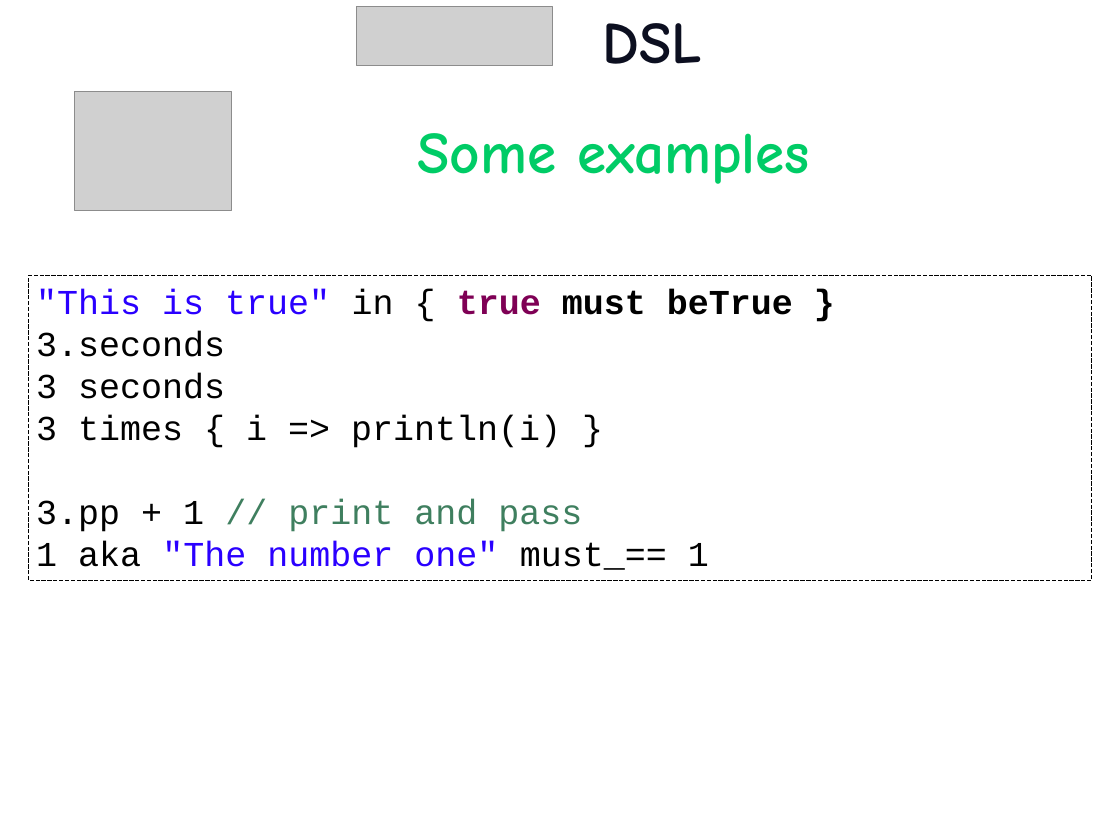
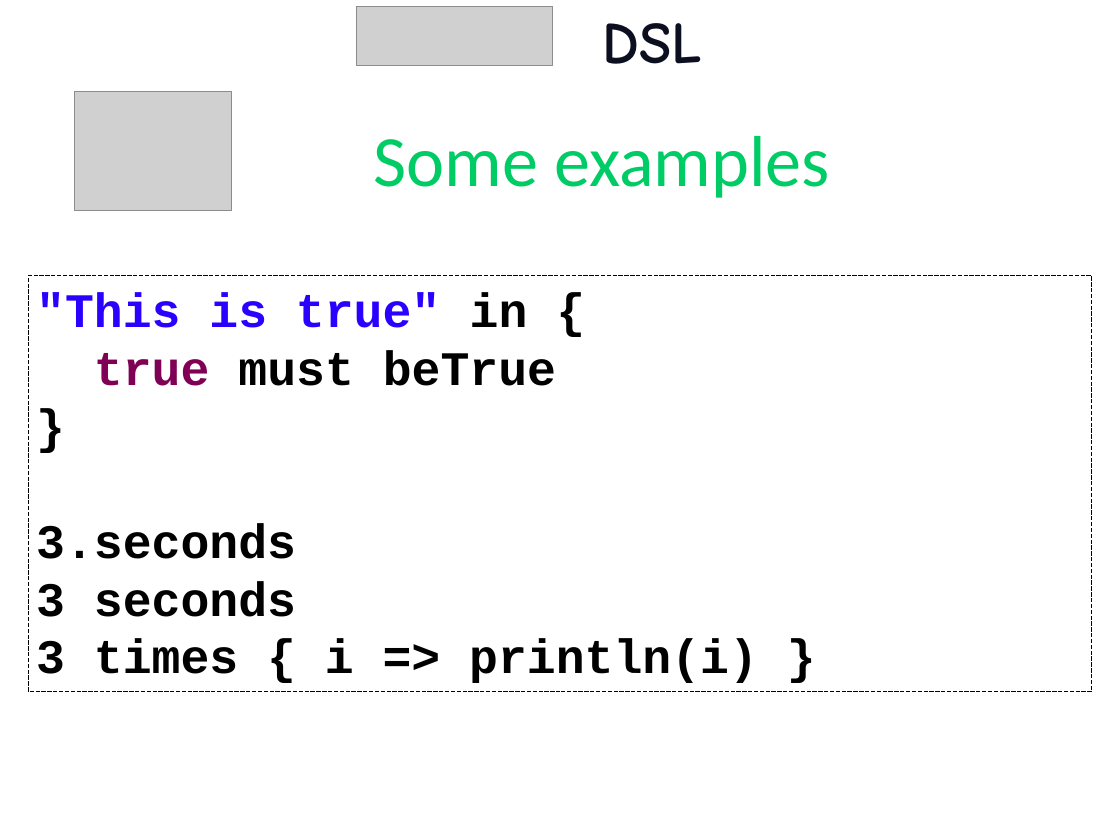
Before and after one commit to etorreborre/oscon-2010, a slide deck: slide 25 of src/main/resources/oscon_2010_specs.pptx (slide 30 before the commit). Drawn at 1120x840 pixels with LibreOffice and Linux fonts; fonts in the diff are those of the drawing; grey boxes stand for pictures; background and template pictures are left out. Boxes give left, top, right and bottom in pixels: in the first picture for what was removed or moved away, otherwise in the second. Text is boxed around its words. In the diff, an @@ line names an element or a change of style, - is before the commit and + after.

```diff
--- a/src/main/resources/oscon_2010_specs.pptx
+++ b/src/main/resources/oscon_2010_specs.pptx
@@ text "Some examples" at (373, 136, 829, 198): size 54 to 66 pt, font Comic Neue to Calibri, bold off @@
@@ rectangle ""This is true" in {": place and size @@
-rectangle ""This is true" in {" at (28, 276, 1092, 580)
+rectangle ""This is true" in {" at (28, 276, 1092, 692)
@@ text in rectangle at (36, 293, 556, 386): text changed; size 32 to 44 pt; bold on @@
-"This is true" in { true must beTrue }
+"This is true" in {
+true must beTrue
+}
@@ text in rectangle at (36, 499, 709, 570): paragraphs removed @@
-3.pp + 1 // print and pass
-1 aka "The number one" must_== 1
@@ text in rectangle at (36, 523, 758, 683): size 32 to 44 pt, bold on in "3.seconds", "3 seconds", "3 times { i => println(i) }" @@
```
Also in this commit, not shown: 37 other slides changed, 3 slides added, 1 slide removed.
